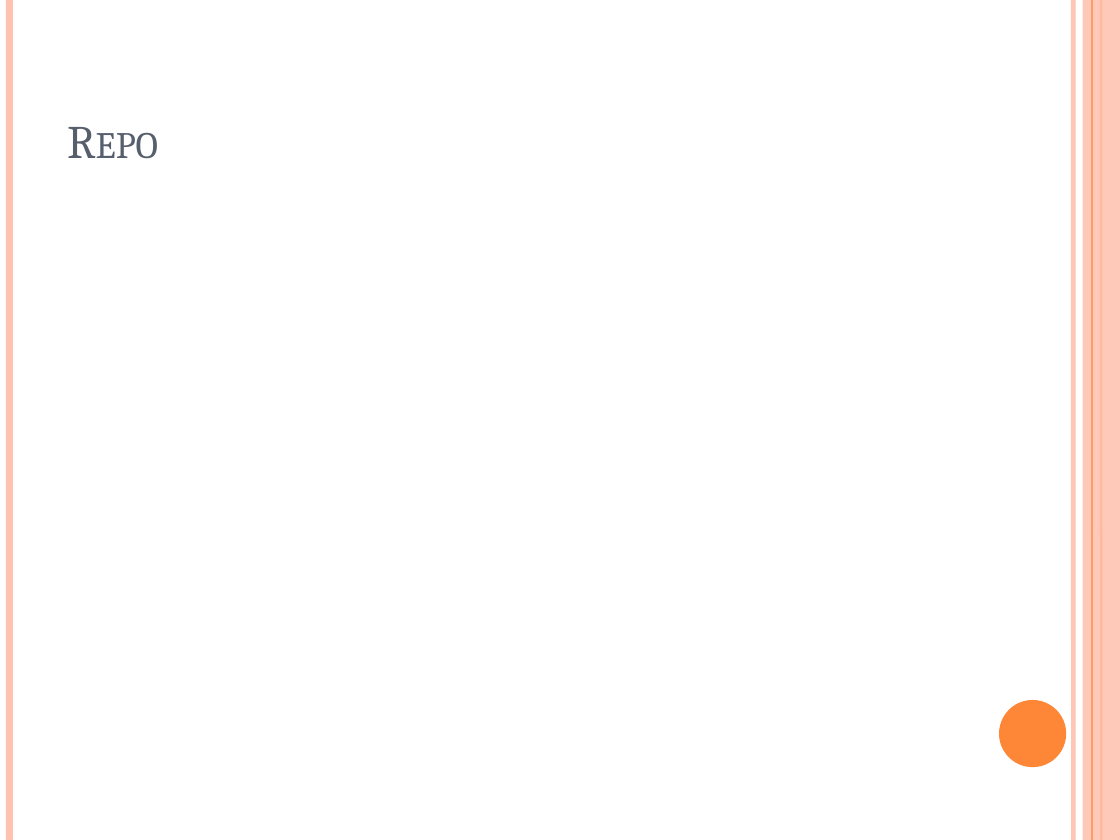
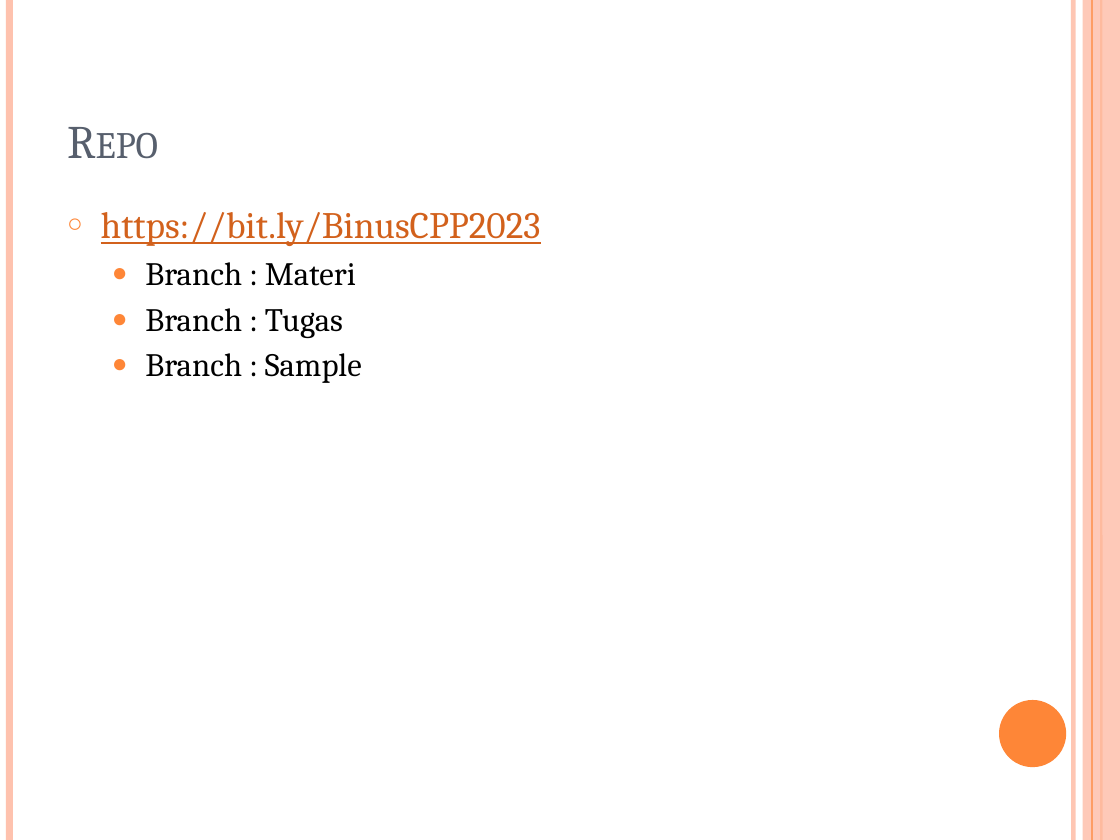
Before and after one commit to tandasanyu/Binus_CPP_2023, a slide deck: slide 12 of Pertemuan1/Pengenalan C++_Pertemuan1_02-09-2023.pptx. Drawn at 1120x840 pixels with LibreOffice and Linux fonts; fonts in the diff are those of the drawing. Boxes give left, top, right and bottom in pixels: in the first picture for what was removed or moved away, otherwise in the second. Text is boxed around its words. In the diff, an @@ line names an element or a change of style, - is before the commit and + after.

Commit message:
Update Pengenalan C++_Pertemuan1_02-09-2023.pptx
Update repo url

```diff
--- a/Pertemuan1/Pengenalan C++_Pertemuan1_02-09-2023.pptx
+++ b/Pertemuan1/Pengenalan C++_Pertemuan1_02-09-2023.pptx
@@ text added at [101, 212, 541, 383], 21 pt, text #000000 @@
+○ https://bit.ly/BinusCPP2023
+  ● Branch : Materi
+  ● Branch : Tugas
+  ● Branch : Sample
```
